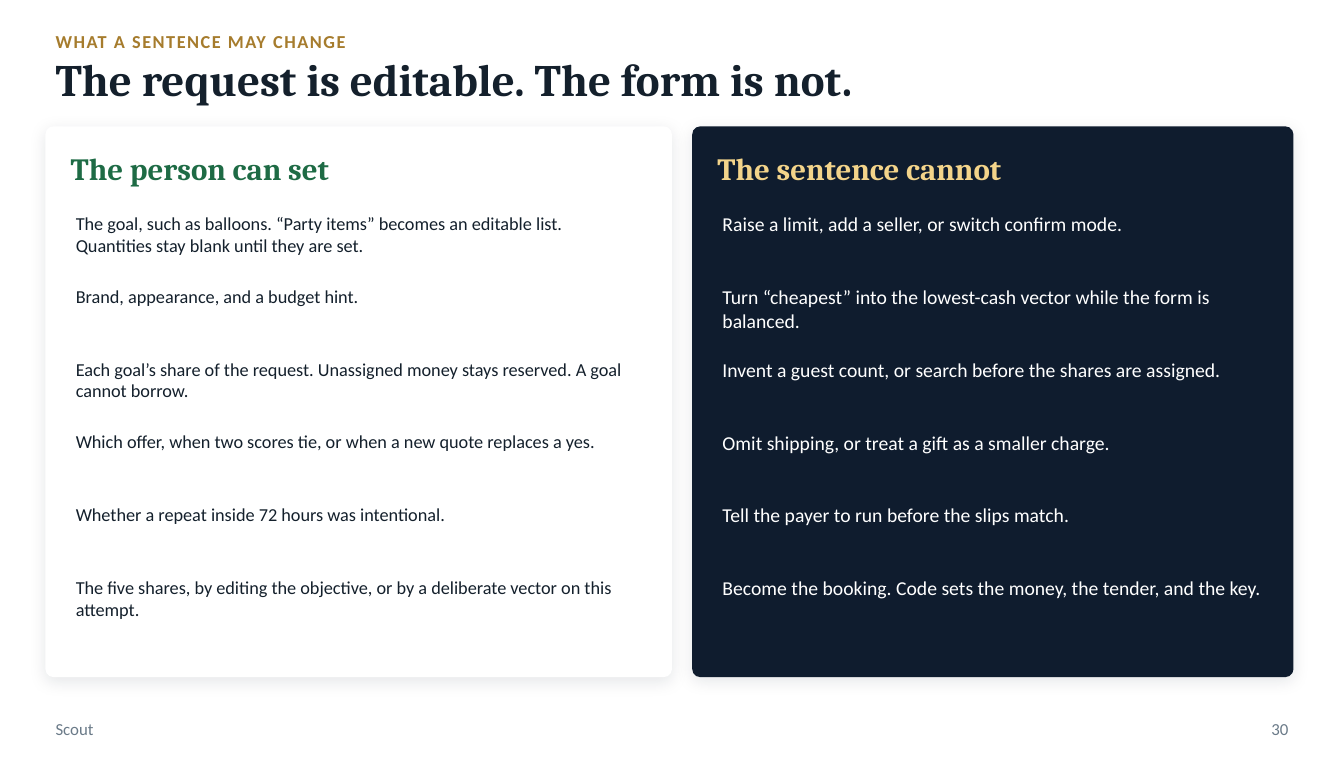
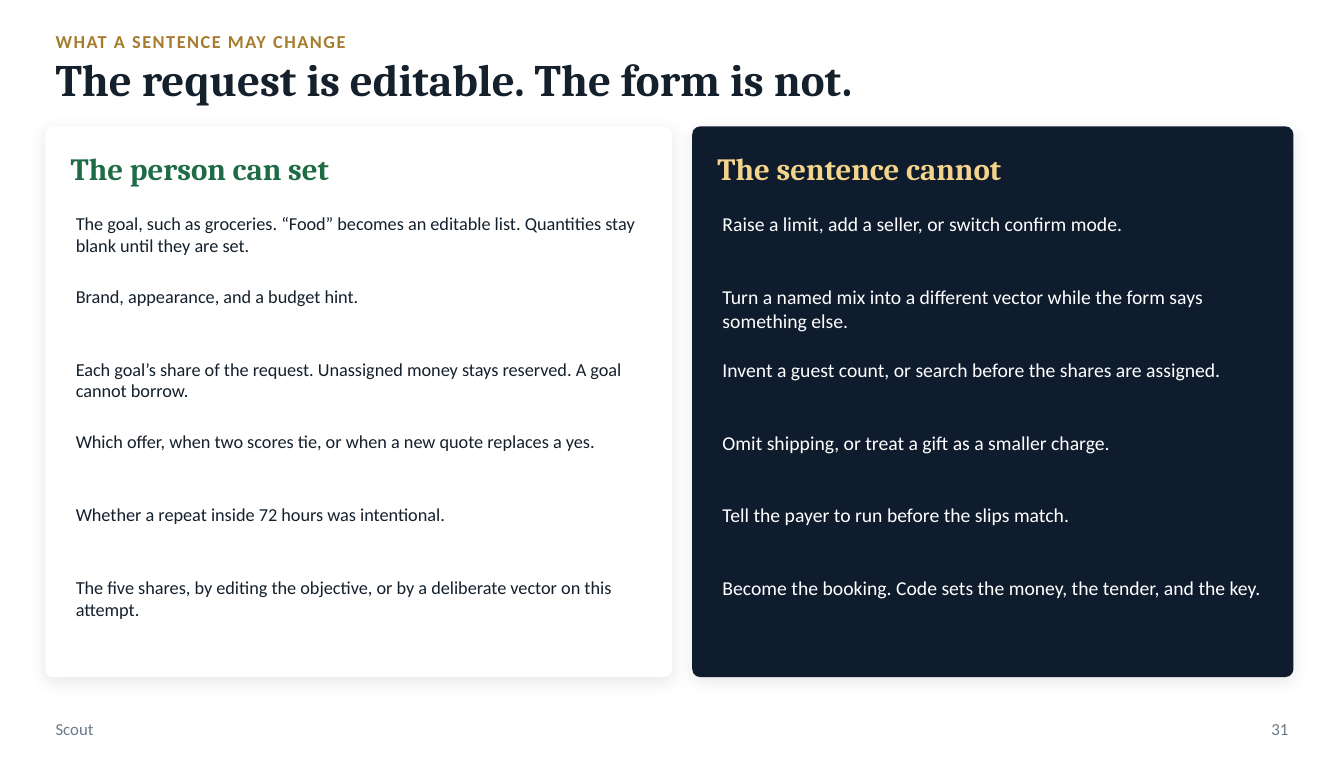
Before and after one commit to jaccokwok/Agentic-Commerce, a slide deck: slide 31 of tasks/artifacts/scout-judges.pptx (slide 30 before the commit). Drawn at 1344x758 pixels with LibreOffice and Linux fonts; fonts in the diff are those of the drawing. Boxes give left, top, right and bottom in pixels: in the first picture for what was removed or moved away, otherwise in the second. Text is boxed around its words. In the diff, an @@ line names an element or a change of style, - is before the commit and + after.

```diff
--- a/tasks/artifacts/scout-judges.pptx
+++ b/tasks/artifacts/scout-judges.pptx
@@ text at <box>76,217,634,255</box>: text changed @@
-The goal, such as balloons. “Party items” becomes an editable list. Quantities stay blank until they are set.
+The goal, such as groceries. “Food” becomes an editable list. Quantities stay blank until they are set.
@@ text at <box>722,290,1202,332</box>: text changed @@
-Turn “cheapest” into the lowest-cash vector while the form is balanced.
+Turn a named mix into a different vector while the form says something else.
@@ text at <box>1271,724,1288,735</box>: text changed @@
-30
+31
```
Also in this commit, not shown: 14 other slides changed, 1 slide added, 32 other files.
